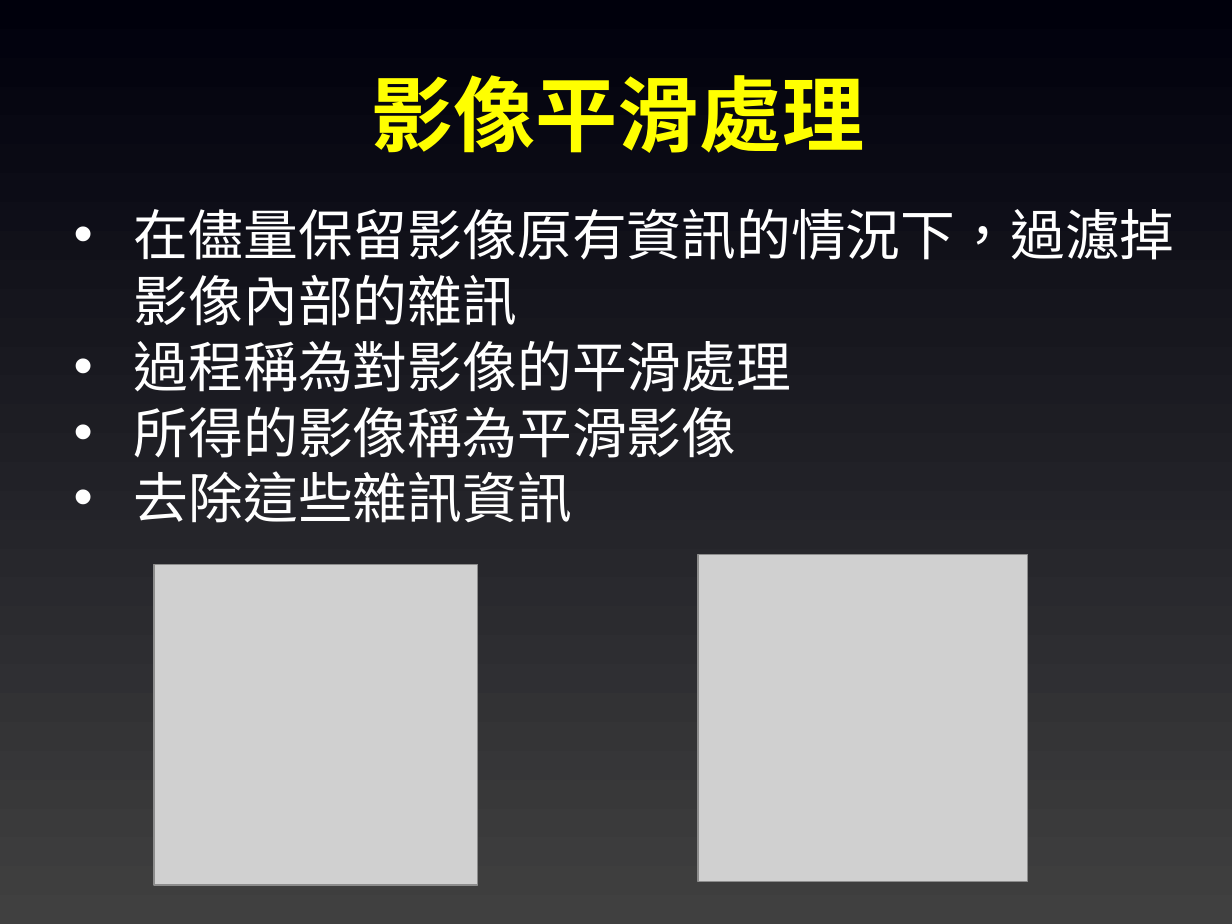
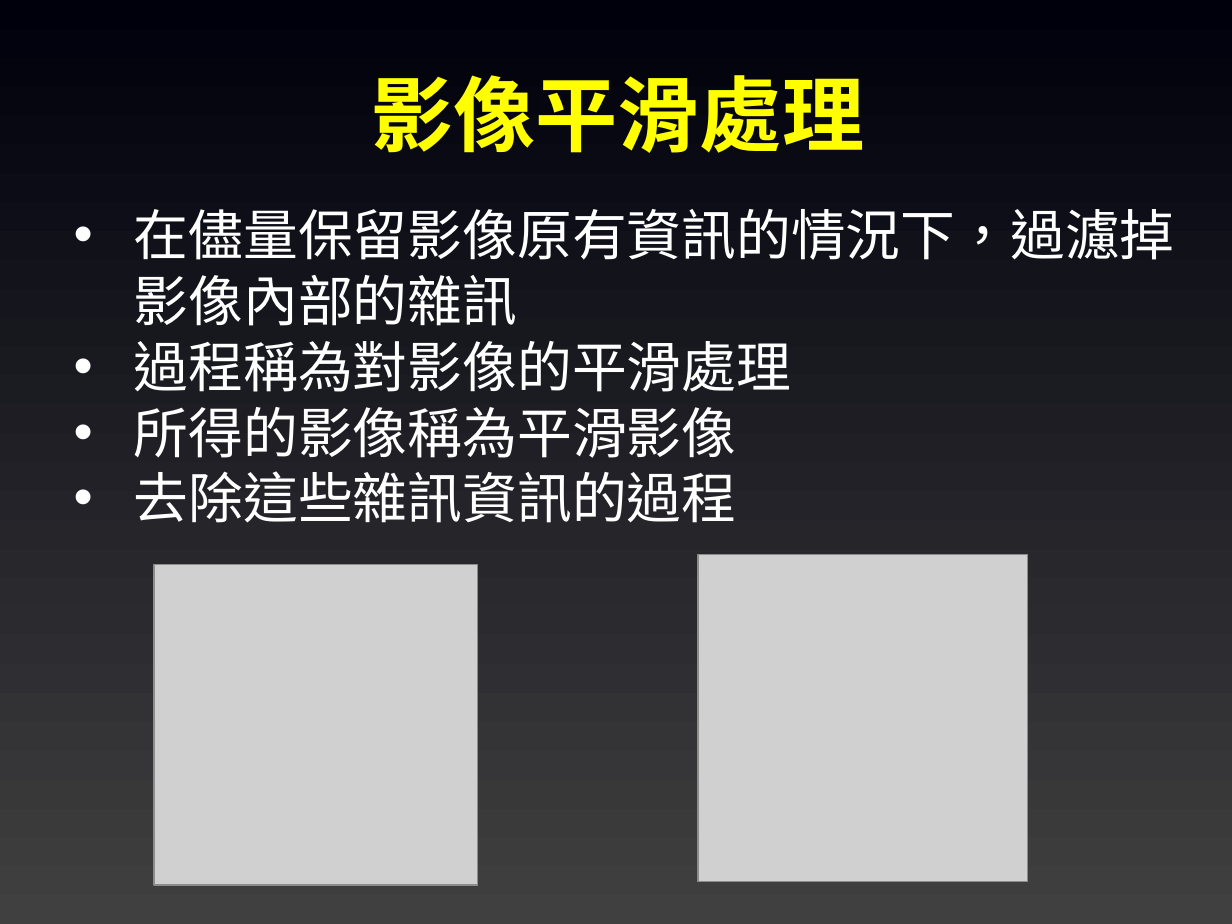
Before and after one commit to joshhu/must_opencv, a slide deck: slide 77 of Slides/04. OpenCV影像處理.pptx. Drawn at 1232x924 pixels with LibreOffice and Linux fonts; fonts in the diff are those of the drawing; grey boxes stand for pictures. Boxes give left, top, right and bottom in pixels: in the first picture for what was removed or moved away, otherwise in the second. Text is boxed around its words. In the diff, an @@ line names an element or a change of style, - is before the commit and + after.

```diff
--- a/Slides/04. OpenCV影像處理.pptx
+++ b/Slides/04. OpenCV影像處理.pptx
@@ text at [134,471,737,523]: text changed @@
-• 去除這些雜訊資訊
+• 去除這些雜訊資訊的過程
```
Also in this commit, not shown: 6 other slides changed, 1 slide added, 7 other files.
